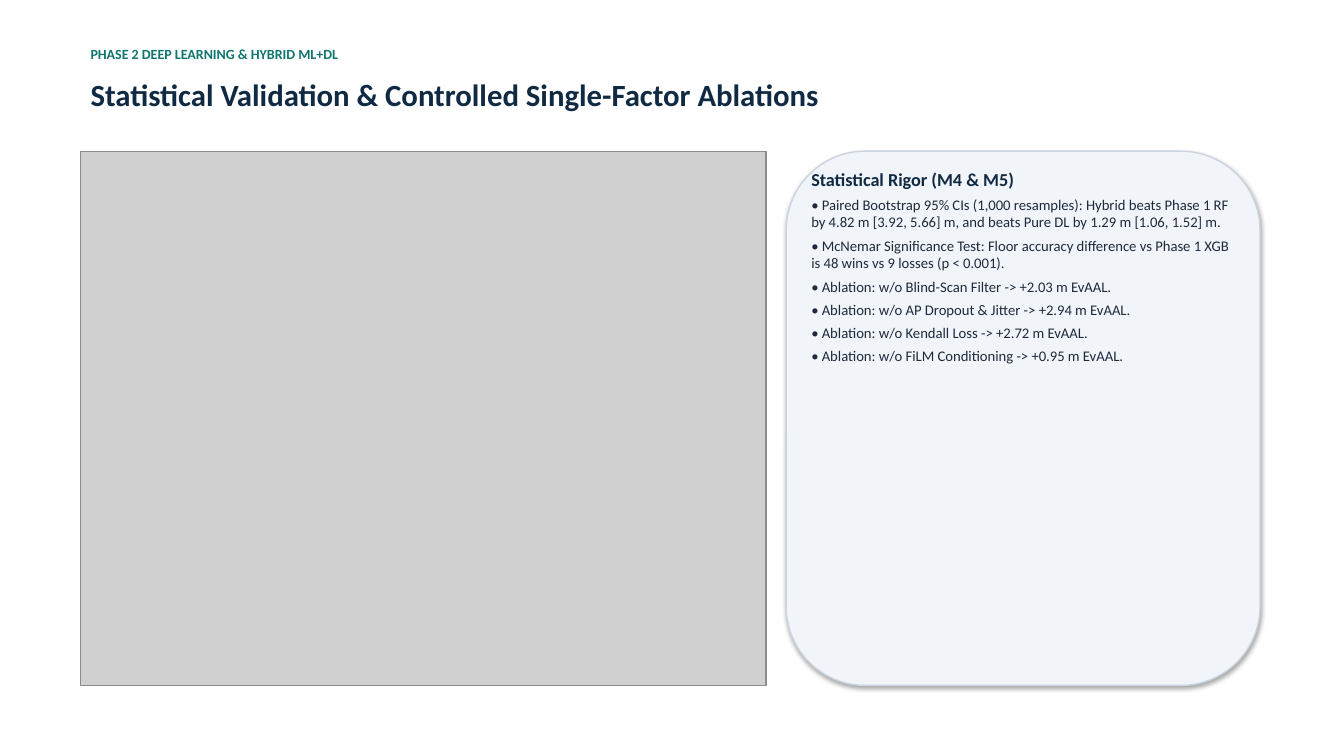
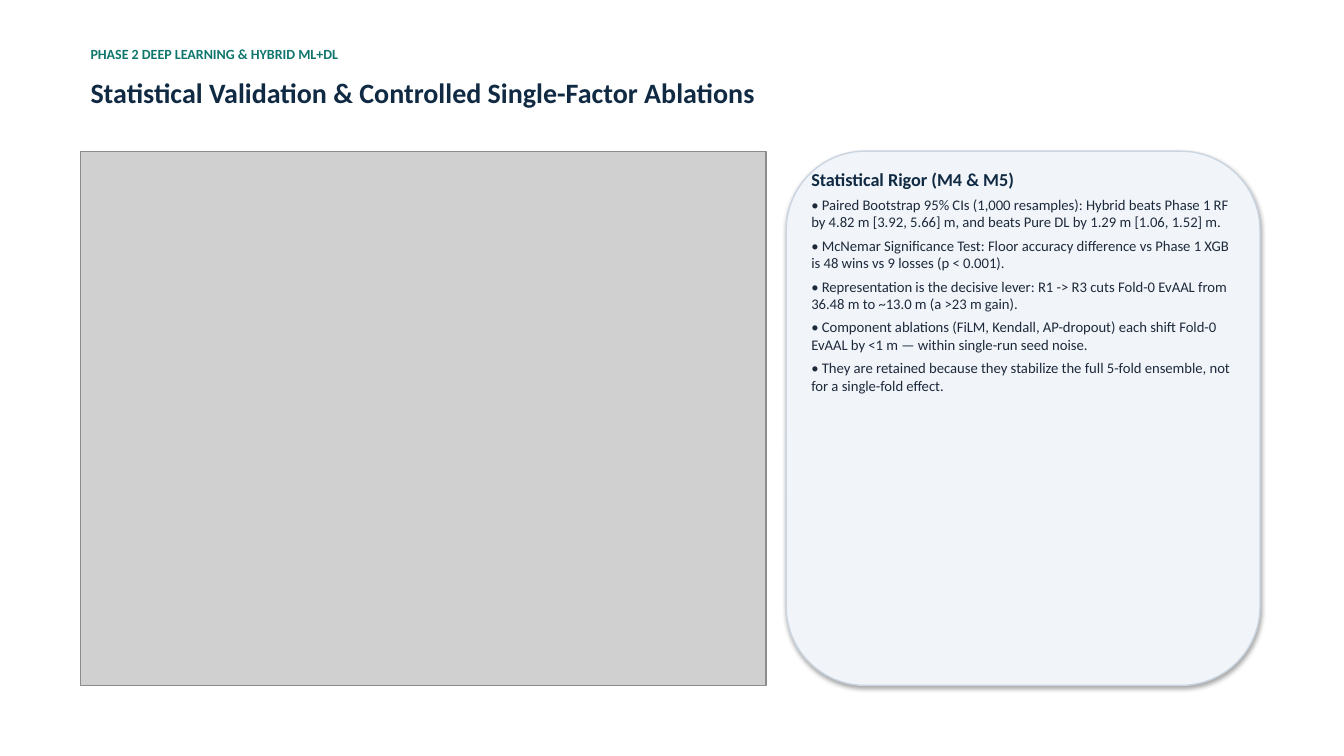
Before and after one commit to vedpawar2254/Indoor-location-prediction-using-wifi-signals, a slide deck: slide 9 of presentation/Phase2_Presentation.pptx. Drawn at 1344x756 pixels with LibreOffice and Linux fonts; fonts in the diff are those of the drawing; grey boxes stand for pictures. Boxes give left, top, right and bottom in pixels: in the first picture for what was removed or moved away, otherwise in the second. Text is boxed around its words. In the diff, an @@ line names an element or a change of style, - is before the commit and + after.

```diff
--- a/presentation/Phase2_Presentation.pptx
+++ b/presentation/Phase2_Presentation.pptx
@@ text "Statistical Validation & Controlled Single-Factor ..." at (91, 83, 754, 108): size 22 to 20 pt @@
@@ text at (811, 281, 1230, 394): text changed @@
-• Ablation: w/o Blind-Scan Filter -> +2.03 m EvAAL.
-• Ablation: w/o AP Dropout & Jitter -> +2.94 m EvAAL.
-• Ablation: w/o Kendall Loss -> +2.72 m EvAAL.
-• Ablation: w/o FiLM Conditioning -> +0.95 m EvAAL.
+• Representation is the decisive lever: R1 -> R3 cuts Fold-0 EvAAL from 36.48 m to ~13.0 m (a >23 m gain).
+• Component ablations (FiLM, Kendall, AP-dropout) each shift Fold-0 EvAAL by <1 m — within single-run seed noise.
+• They are retained because they stabilize the full 5-fold ensemble, not for a single-fold effect.
```
Also in this commit, not shown: 10 other slides changed, 7 other files.
